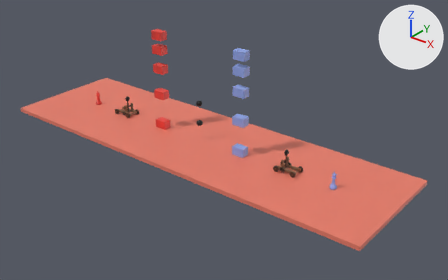
Renders of the glTF model public/assets/level1.glb from each side of a commit.
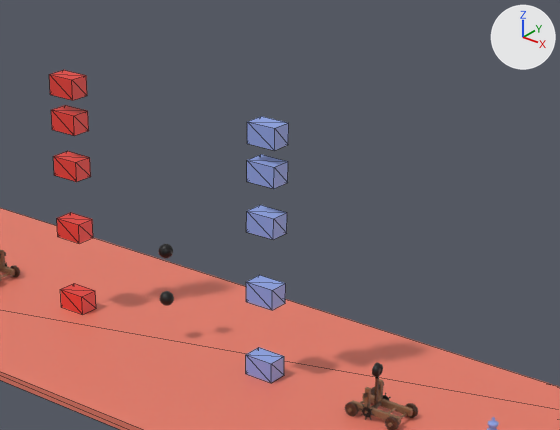
Each version is shown whole from a 50 mm camera at (87.7, -100.4, 64.5) aimed at (7.4, 0.0, 2.2), then close up on the part from 29% to 81% of the width and 0% to 63% of the height. The axes (+X, +Y, +Z) are drawn at upper right. The lights are the same throughout. The last two pictures show the newer version. The close-ups show mesh edges as thin lines. Objects named as collision shapes, trigger or cutter boxes, shadow casters or lower levels of detail are left out. Where no turn or scale is listed for an object, it has been applied to the vertices.

The first close-up shows 'Plane-ColVis', 'blockL-ColVis', 'blockL-ColVis.001', 'blockL-ColVis.002', 'blockL-ColVis.003', 'blockL-ColVis.004', 'blockR-ColVis', 'blockR-ColVis.001', 'blockR-ColVis.002', 'blockR-ColVis.003', 'blockR-ColVis.004', 'trebuche-right-body-Visual.001' and 5 more.
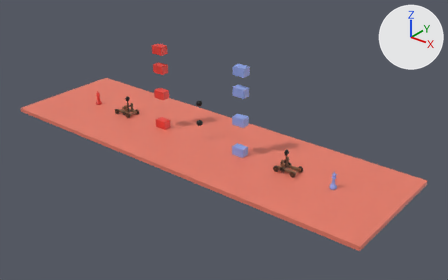
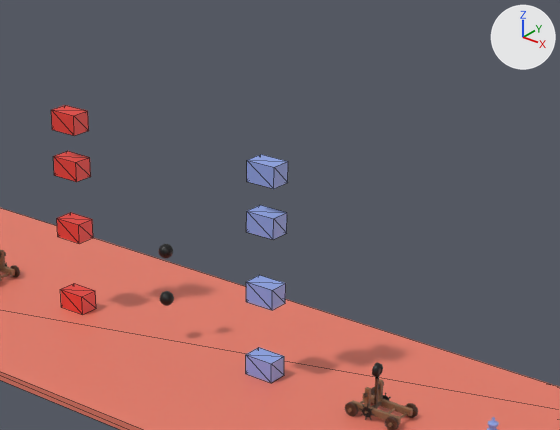
Where the newer file only moved an object's origin or applied its transform, the numbers keep the older frame.

Changed parts and their boxes [x1, y1, x2, y2] in the close-ups (560 x 430 px):
'blockR-ColVis.004', deleted (blue)
    before: [247, 116, 289, 151]
'blockL-ColVis.004', deleted (red)
    before: [49, 70, 87, 100]

Diff of the bpy script that builds the scene:
```diff
--- a/public/assets/level1.glb.py
+++ b/public/assets/level1.glb.py
@@ ob_blockl_colvis_004 @@
-ob_blockl_colvis_004 = bpy.data.objects.new('blockL-ColVis.004', me_cube_016)
-ob_blockl_colvis_004.location = (-12.0, 0.0, 23.46)
@@ ob_blockr_colvis_004 @@
-ob_blockr_colvis_004 = bpy.data.objects.new('blockR-ColVis.004', me_cube_020)
-ob_blockr_colvis_004.location = (12.0, 0.0, 23.54)
```
